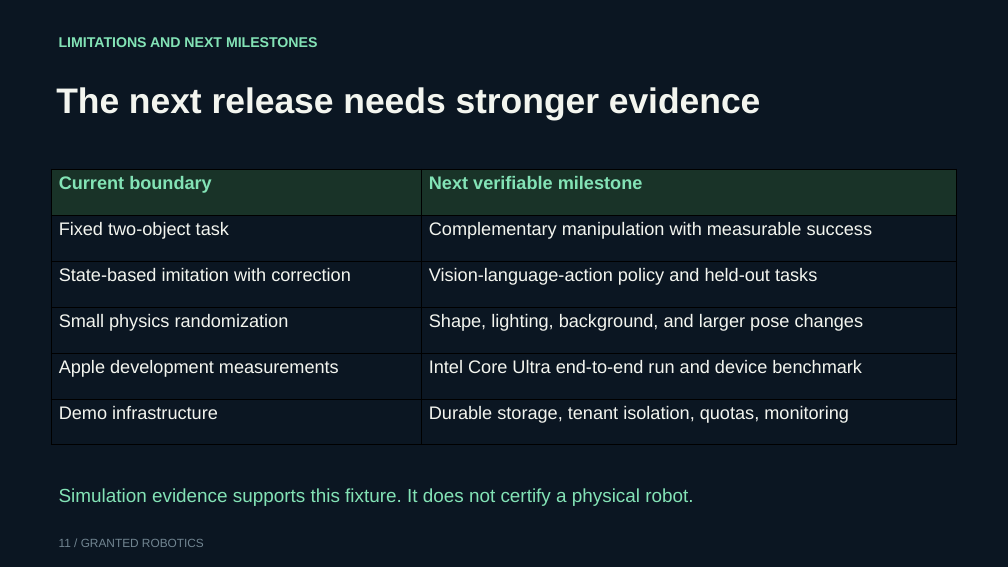
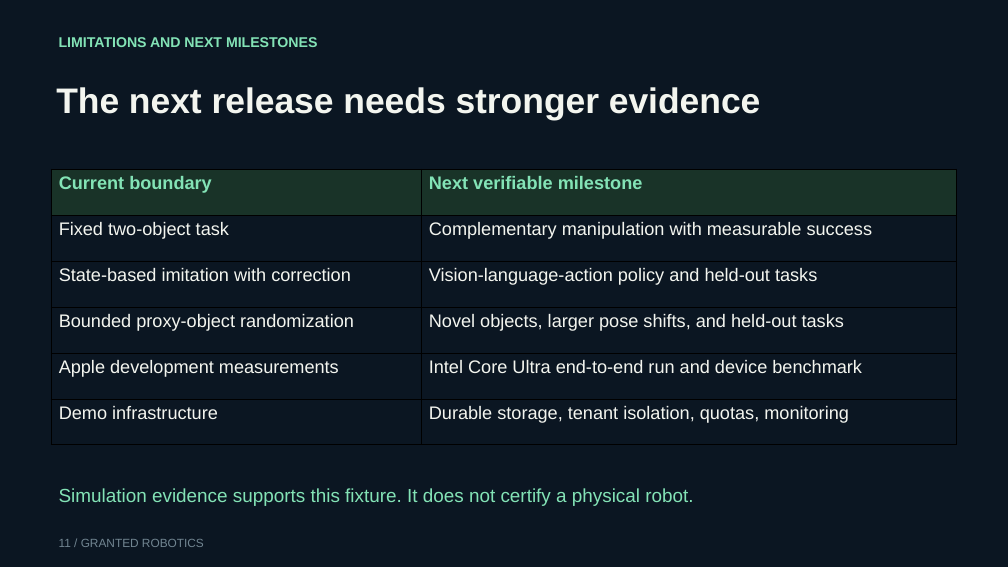
Before and after one commit to shi1720/AI-Infra-Summit-Hackathon, a slide deck: slide 11 of deliverables/granted-robotics-complete-presentation.pptx. Drawn at 1008x567 pixels with LibreOffice and Linux fonts; fonts in the diff are those of the drawing. Boxes give left, top, right and bottom in pixels: in the first picture for what was removed or moved away, otherwise in the second. Text is boxed around its words. In the diff, an @@ line names an element or a change of style, - is before the commit and + after.

```diff
--- a/deliverables/granted-robotics-complete-presentation.pptx
+++ b/deliverables/granted-robotics-complete-presentation.pptx
@@ table at [51, 169, 957, 445] @@
-row 4, column 1: Small physics randomization
+row 4, column 1: Bounded proxy-object randomization
-row 4, column 2: Shape, lighting, background, and larger pose changes
+row 4, column 2: Novel objects, larger pose shifts, and held-out tasks
```
Also in this commit, not shown: 4 other slides changed, 28 other files.
